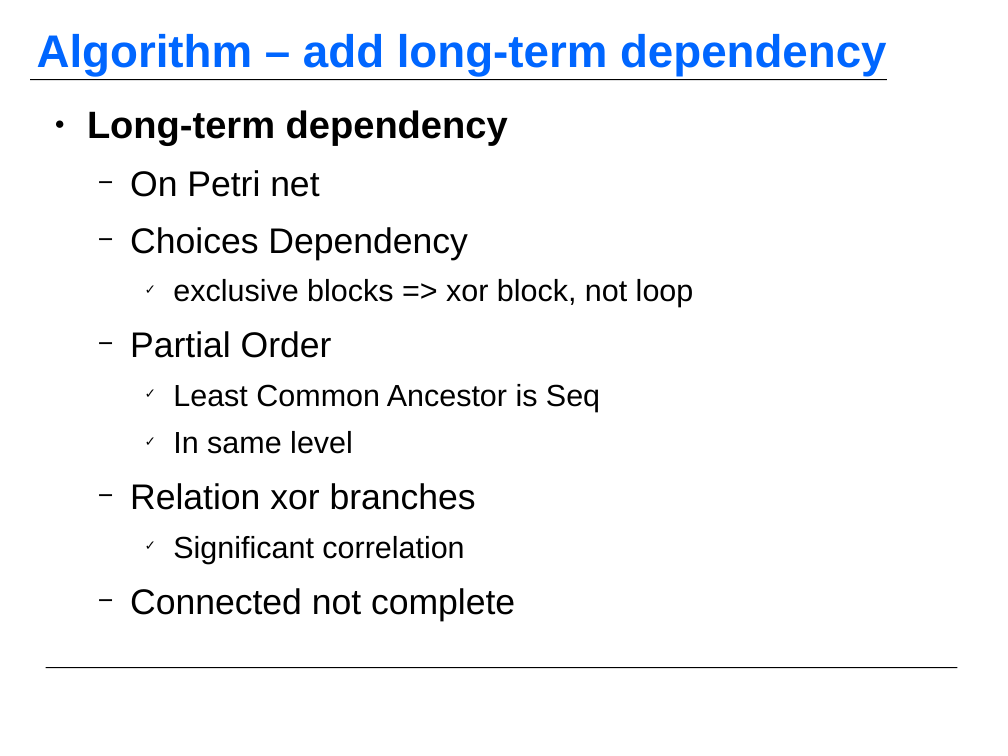
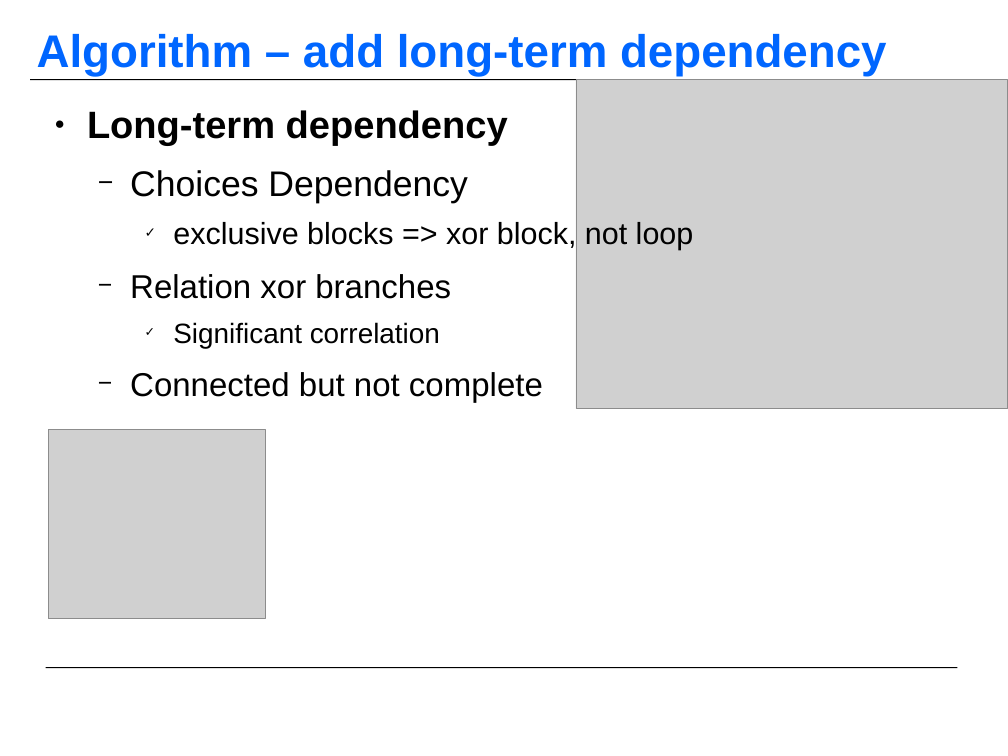
Before and after one commit to KFDing/masterthesis, a slide deck: slide 7 of official_report/MasterThesis_Report_Final_01.odp (slide 9 before the commit). Drawn at 1008x756 pixels with LibreOffice and Linux fonts; fonts in the diff are those of the drawing; grey boxes stand for pictures; background and template pictures are left out. Boxes give left, top, right and bottom in pixels: in the first picture for what was removed or moved away, otherwise in the second. Text is boxed around its words. In the diff, an @@ line names an element or a change of style, - is before the commit and + after.

```diff
--- a/official_report/MasterThesis_Report_Final_01.odp
+++ b/official_report/MasterThesis_Report_Final_01.odp
@@ picture added at box(576, 80, 1008, 409) @@
@@ text at box(130, 170, 319, 197): paragraph removed @@
-  − On Petri net
@@ text at box(173, 322, 440, 348): size 28 to 26 pt in "Relation xor branches"; size 24 to 22 pt in "Significant correlation" @@
@@ text at box(130, 331, 600, 454): paragraphs removed @@
-  − Partial Order
-    ✓ Least Common Ancestor is Seq
-    ✓ In same level
@@ text at box(130, 372, 543, 403): text changed; size 28 to 26 pt @@
-  − Connected not complete
+  − Connected but not complete
@@ picture added at box(48, 430, 265, 618) @@
```
Also in this commit, not shown: 8 other slides changed, 2 slides added, 28 other files.
